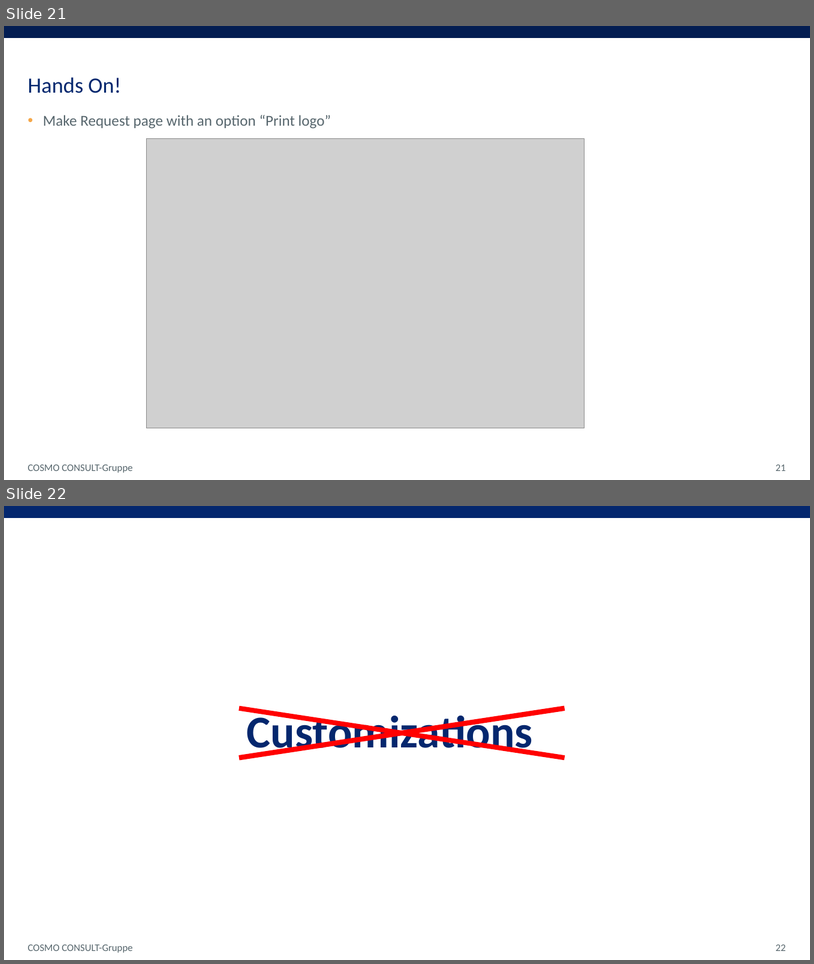
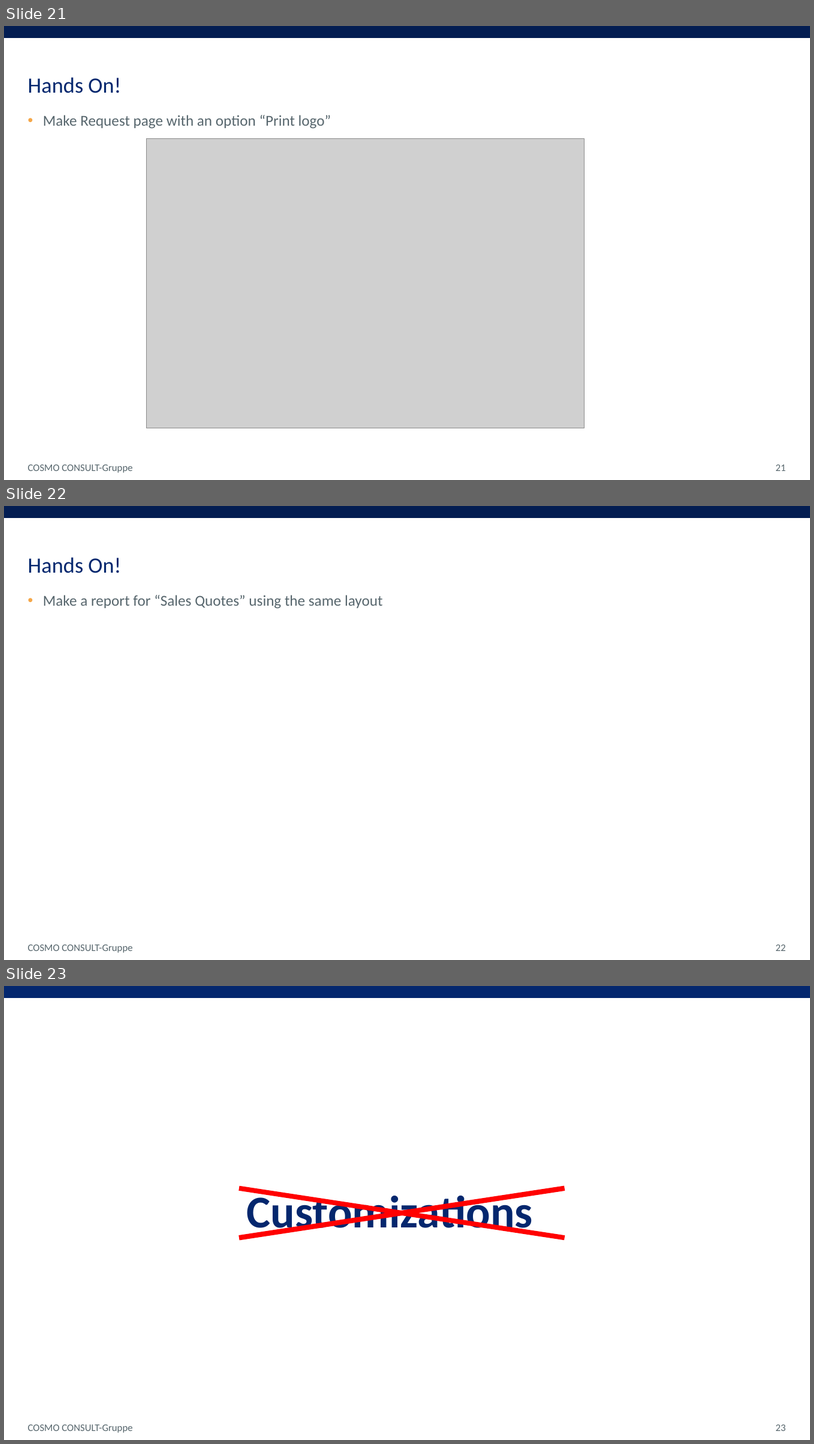
Before and after one commit to pcruzhernandez/Curso-Programacion, a slide deck: 05-AL-Reporting.pptx. Shown one above the other, each under a label of ours: slides 21 and 22 before the commit, slides 21, 22 and 23 after it. The pictures are 814x964 and 814x1444 pixels, drawn with LibreOffice and Linux fonts; fonts in the diff are those of the drawing; grey boxes stand for pictures. Boxes give left, top, right and bottom in pixels: in the first picture for what was removed or moved away, otherwise in the second. Text is boxed around its words. In the diff, an @@ line names an element or a change of style, - is before the commit and + after.

```diff
--- a/05-AL-Reporting.pptx
+++ b/05-AL-Reporting.pptx
@@ slide 22 added at (4, 506, 810, 960), background #FFFFFF; not listed: 1 template element that a slide beside it also shows @@
@@ title added at (28, 557, 121, 573), 26 pt, text #04276E @@
+Hands On!
@@ text added at (43, 595, 383, 609), 18 pt, text #57666D @@
+• Make a report for “Sales Quotes” using the same layout
@@ text added at (28, 944, 132, 952), 12 pt, text #57666D @@
+COSMO CONSULT-Gruppe
@@ page number added at (776, 944, 786, 951), 12 pt, text #57666D @@
+22
@@ what was slide 22 is now slide 23 @@
@@ page number at (776, 1424, 786, 1431): text changed @@
-22
+23
```
Also in this commit, not shown: 1 other slide added, 34 other files.
